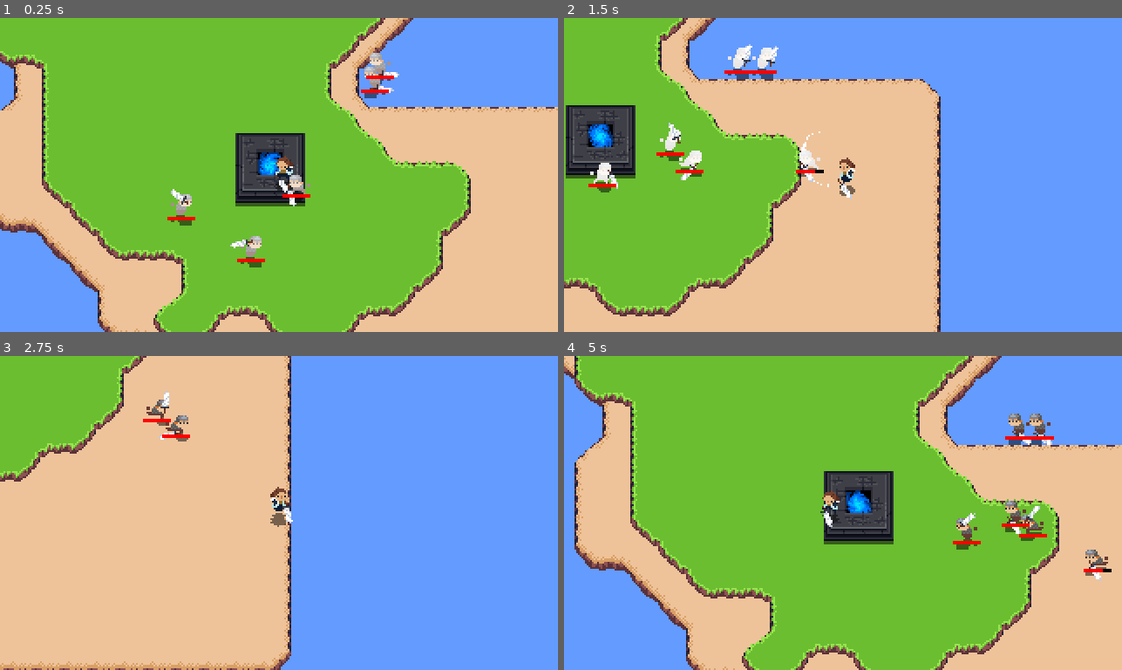
Above: before the commit, frames 1-4 (two rows, left to right).
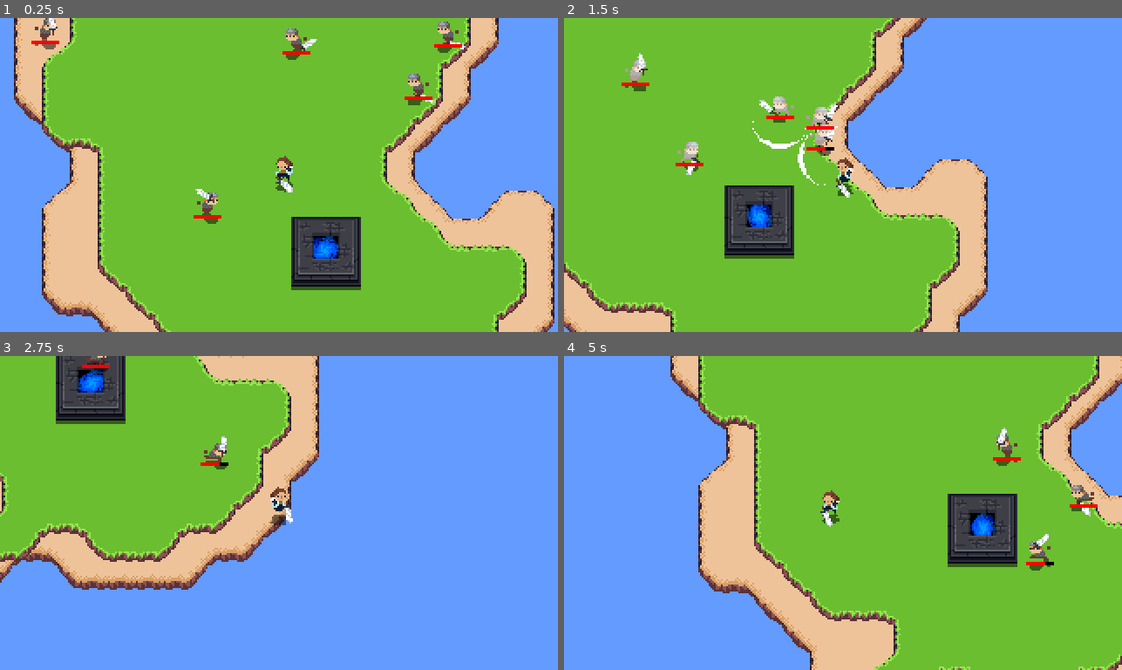
Above: after the commit, the same moments.

Repository: IAmCheeseman/cannibalism-game
Game: Godot game, scene res://scenes/world.tscn
The game is run twice, just before and just after one commit, with the same random seed, the same clock (stepped at 60 frames per second) and the same inputs.
Inputs (mouse positions are in pixels of both pictures, inside the frame that each line leads up to):
- Up to frame 1 (0.25 s): no input
- Up to frame 2 (1.5 s): move the mouse to (965, 159) at 0.52 s; hold D (right) 0.53-1.28 s; click (965, 159) at 0.6 s; move the mouse to (731, 190) at 1.27 s; hold S (down) from 1.28 s (still down); click (731, 190) at 1.35 s
- Up to frame 3 (2.75 s): move the mouse to (334, 443) at 2.02 s; release S (down) at 2.03 s; hold D (right) from 2.03 s (still down); click (334, 443) at 2.1 s
- Up to frame 4 (5 s): move the mouse to (815, 575) at 2.77 s; release D (right) at 2.78 s; hold W (up) 2.78-3.53 s; click (815, 575) at 2.85 s; move the mouse to (1010, 560) at 3.52 s; hold A (left) from 3.53 s (still down); click (1010, 560) at 3.6 s; move the mouse to (675, 465) at 4.27 s; click (675, 465) at 4.35 s

The runs differ from the first frame. In frame 1, 43% of the frame differs, in the area x 0-100%, y 0-100%; in frame 2, 47%; in frame 3, 44%; in frame 4, 60%.

Commit message:
Fix platform's supporting terrain

Diff:
--- a/project.godot
+++ b/project.godot
@@ -81,4 +81,3 @@
 
 textures/canvas_textures/default_texture_filter=0
 2d/snap/snap_2d_transforms_to_pixel=true
-2d/snap/snap_2d_vertices_to_pixel=true
--- a/scenes/portal.tscn
+++ b/scenes/portal.tscn
@@ -8,6 +8,21 @@
 shader = ExtResource("1_n8vcj")
 shader_parameter/wobble_strength = 2.0
 shader_parameter/wobble_speed = 4.935
+
+[sub_resource type="Animation" id="Animation_c4p2d"]
+length = 0.001
+tracks/0/type = "value"
+tracks/0/imported = false
+tracks/0/enabled = true
+tracks/0/path = NodePath("VortexFront:rotation")
+tracks/0/interp = 1
+tracks/0/loop_wrap = true
+tracks/0/keys = {
+"times": PackedFloat32Array(0),
+"transitions": PackedFloat32Array(1),
+"update": 0,
+"values": [0.0]
+}
 
 [sub_resource type="Animation" id="Animation_1iij2"]
 resource_name = "rotate"
@@ -26,21 +41,6 @@
 "values": [0.0, 3.14159, 6.28319]
 }
 
-[sub_resource type="Animation" id="Animation_c4p2d"]
-length = 0.001
-tracks/0/type = "value"
-tracks/0/imported = false
-tracks/0/enabled = true
-tracks/0/path = NodePath("VortexFront:rotation")
-tracks/0/interp = 1
-tracks/0/loop_wrap = true
-tracks/0/keys = {
-"times": PackedFloat32Array(0),
-"transitions": PackedFloat32Array(1),
-"update": 0,
-"values": [0.0]
-}
-
 [sub_resource type="AnimationLibrary" id="AnimationLibrary_u31kk"]
 _data = {
 "RESET": SubResource("Animation_c4p2d"),
@@ -57,17 +57,16 @@
 offset_bottom = 29.0
 color = Color(0, 0, 0, 1)
 
-[node name="VortexBack" type="Sprite2D" parent="."]
-modulate = Color(0, 0.431373, 1, 1)
-material = SubResource("ShaderMaterial_hhao0")
-position = Vector2(8.314, 8.314)
-rotation = 2.35619
-texture = ExtResource("1_8obm7")
-
 [node name="VortexFront" type="Sprite2D" parent="."]
 modulate = Color(0, 0.431373, 1, 1)
 material = SubResource("ShaderMaterial_hhao0")
 position = Vector2(8.314, 8.314)
+texture = ExtResource("1_8obm7")
+
+[node name="VortexBack" type="Sprite2D" parent="VortexFront"]
+modulate = Color(0, 0.431373, 1, 1)
+material = SubResource("ShaderMaterial_hhao0")
+rotation = 0.785398
 texture = ExtResource("1_8obm7")
 
 [node name="PortalStand" type="Sprite2D" parent="."]
--- a/scenes/swing.tscn
+++ b/scenes/swing.tscn
@@ -9,8 +9,35 @@
 damage = 5.0
 knockbackDirection = Vector2(250, 0)
 
-[sub_resource type="RectangleShape2D" id="RectangleShape2D_5d47p"]
+[sub_resource type="RectangleShape2D" id="RectangleShape2D_0ehco"]
 size = Vector2(24, 32)
+
+[sub_resource type="Animation" id="Animation_i62sw"]
+length = 0.001
+tracks/0/type = "value"
+tracks/0/imported = false
+tracks/0/enabled = true
+tracks/0/path = NodePath("Sprite:frame")
+tracks/0/interp = 1
+tracks/0/loop_wrap = true
+tracks/0/keys = {
+"times": PackedFloat32Array(0),
+"transitions": PackedFloat32Array(1),
+"update": 1,
+"values": [0]
+}
+tracks/1/type = "value"
+tracks/1/imported = false
+tracks/1/enabled = true
+tracks/1/path = NodePath("Hitbox/CollisionShape2D:disabled")
+tracks/1/interp = 1
+tracks/1/loop_wrap = true
+tracks/1/keys = {
+"times": PackedFloat32Array(0),
+"transitions": PackedFloat32Array(1),
+"update": 1,
+"values": [false]
+}
 
 [sub_resource type="Animation" id="Animation_we1wh"]
 resource_name = "swing"
@@ -55,33 +82,6 @@
 }]
 }
 
-[sub_resource type="Animation" id="Animation_i62sw"]
-length = 0.001
-tracks/0/type = "value"
-tracks/0/imported = false
-tracks/0/enabled = true
-tracks/0/path = NodePath("Sprite:frame")
-tracks/0/interp = 1
-tracks/0/loop_wrap = true
-tracks/0/keys = {
-"times": PackedFloat32Array(0),
-"transitions": PackedFloat32Array(1),
-"update": 1,
-"values": [0]
-}
-tracks/1/type = "value"
-tracks/1/imported = false
-tracks/1/enabled = true
-tracks/1/path = NodePath("Hitbox/CollisionShape2D:disabled")
-tracks/1/interp = 1
-tracks/1/loop_wrap = true
-tracks/1/keys = {
-"times": PackedFloat32Array(0),
-"transitions": PackedFloat32Array(1),
-"update": 1,
-"values": [false]
-}
-
 [sub_resource type="AnimationLibrary" id="AnimationLibrary_s2eij"]
 _data = {
 "RESET": SubResource("Animation_i62sw"),
--- a/scripts/world/world_gen.gd
+++ b/scripts/world/world_gen.gd
@@ -19,6 +19,7 @@
   for x in rect.size.x:
     for y in rect.size.y:
       list[Vector2i(rect.position.x + x, rect.position.y + y)] = true
+  print(rect.size)
 
 func normalized_noise(noise: FastNoiseLite, x: float, y: float) -> float:
   return (noise.get_noise_2d(x, y) + NOISE_RANGE) / (NOISE_RANGE * 2)
@@ -59,7 +60,7 @@
 
   var portal = PORTAL.instantiate()
   var cell = sand_tiles.keys().pick_random()
-  add_rect(sand_tiles, Rect2i(cell - Vector2i.ONE * 2, cell + Vector2i.ONE * 2))
+  add_rect(sand_tiles, Rect2i(cell - Vector2i.ONE * 2, Vector2i.ONE * 5))
   portal.position = Vector2(cell) * tile_size
   add_child(portal)
 
Not shown: 1 places in scenes/swing.tscn that only renumber resources
